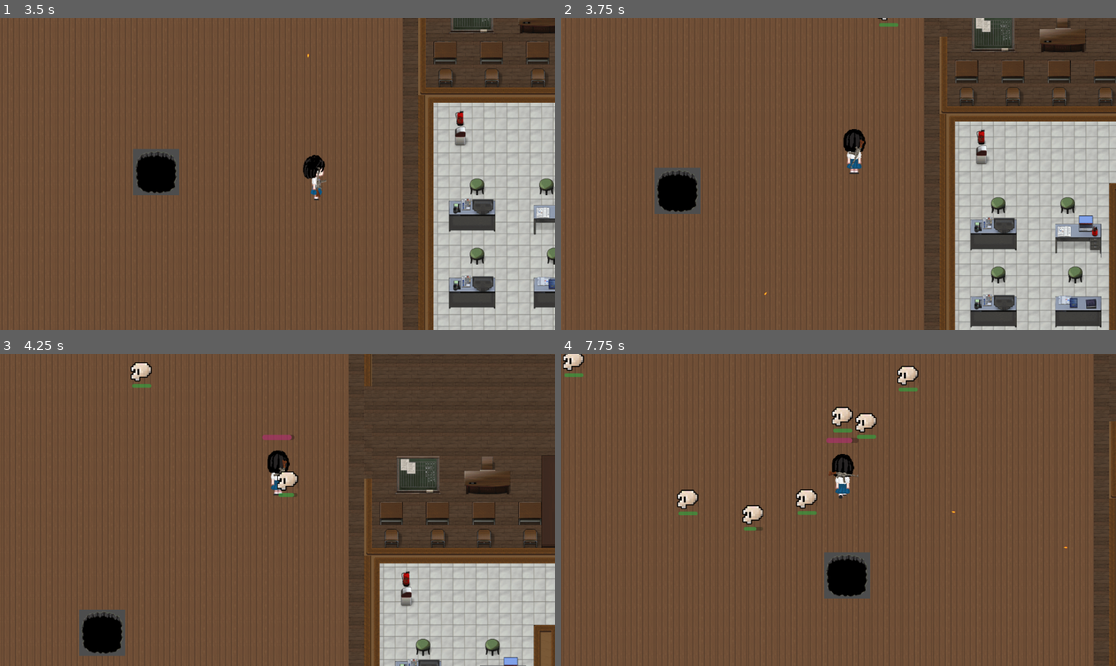
Above: before the commit, frames 1-4 (two rows, left to right).
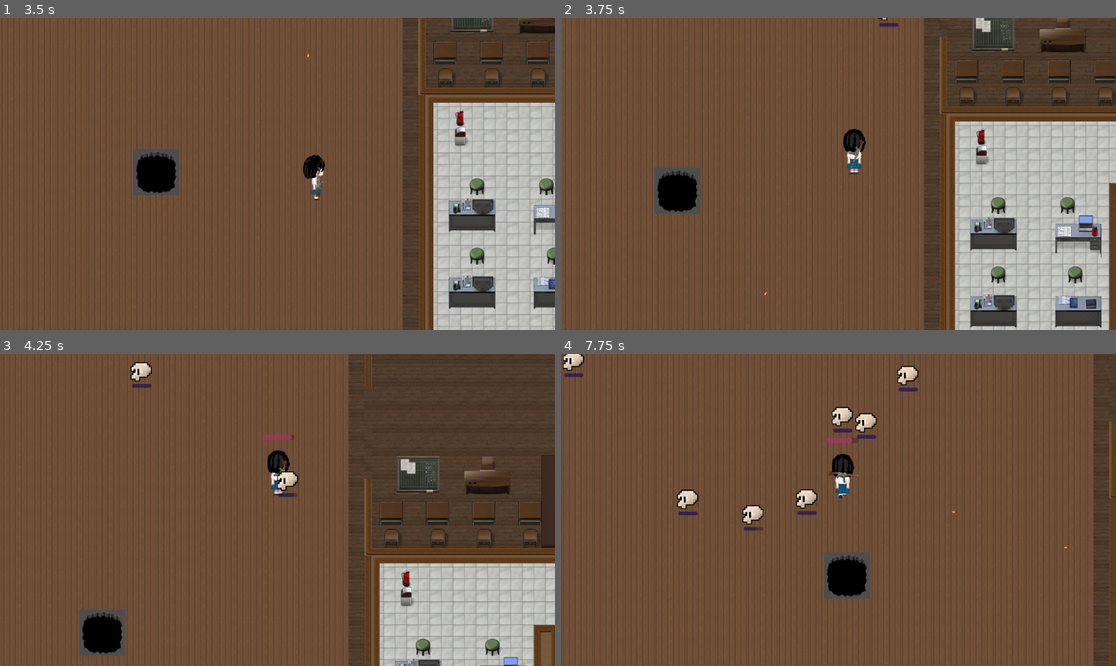
Above: after the commit, the same moments.

Repository: Nothaigroup/real-game
Game: Godot game, scene res://main_menu.tscn
The game is run twice, just before and just after one commit, with the same random seed, the same clock (stepped at 60 frames per second) and the same inputs.
Inputs (mouse positions are in pixels of both pictures, inside the frame that each line leads up to):
- Up to frame 1 (3.5 s): click "Play" at 0.5 s; tap Enter at 1.25 s; move the mouse to (399, 158) at 1.27 s; press the mouse at (399, 158) at 1.28 s; hold Right (ui_right) 1.28-2.03 s; move the mouse to (166, 189) at 2.02 s; release the mouse at (166, 189) at 2.03 s; hold Down (ui_down) 2.03-2.78 s; click (166, 189) at 2.1 s; move the mouse to (333, 105) at 2.77 s; press the mouse at (333, 105) at 2.78 s; hold Right (ui_right) from 2.78 s (still down)
- Up to frame 2 (3.75 s): move the mouse to (810, 236) at 3.52 s; release Right (ui_right) at 3.53 s; release the mouse at (810, 236) at 3.53 s; hold Up (ui_up) from 3.53 s (still down); click (810, 236) at 3.6 s
- Up to frame 3 (4.25 s): keep holding Up (ui_up)
- Up to frame 4 (7.75 s): move the mouse to (1005, 556) at 4.27 s; release Up (ui_up) at 4.28 s; press the mouse at (1005, 556) at 4.28 s; hold Left (ui_left) 4.28-5.78 s; move the mouse to (672, 463) at 5.02 s; release the mouse at (672, 463) at 5.03 s; click (672, 463) at 5.1 s; move the mouse to (866, 510) at 5.77 s; press the mouse at (866, 510) at 5.78 s; hold Down (ui_down) 5.78-6.53 s; move the mouse to (755, 432) at 6.52 s; release the mouse at (755, 432) at 6.53 s; hold Right (ui_right) 6.53-7.28 s; click (755, 432) at 6.6 s; move the mouse to (960, 494) at 7.27 s; press the mouse at (960, 494) at 7.28 s; hold Up (ui_up) from 7.28 s (still down)

Frame 1 is identical in both runs. In frame 2, less than 0.1% of the frame differs, in the area x 57-61%, y 1-3%; in frame 3, less than 0.1%; in frame 4, 0.3%, in the area x 0-65%, y 6-57%.

Commit message:
purplr hpbar

Diff:
--- a/gdscript/enemy.tscn
+++ b/gdscript/enemy.tscn
@@ -91,7 +91,7 @@
 shape = SubResource("RectangleShape2D_wwjqg")
 
 [node name="hp_bar" type="ProgressBar" parent="."]
-modulate = Color(0.243137, 0.92549, 0.34902, 1)
+modulate = Color(0.0901961, 0, 0.545098, 1)
 clip_contents = true
 offset_left = -19.0
 offset_top = 25.0
